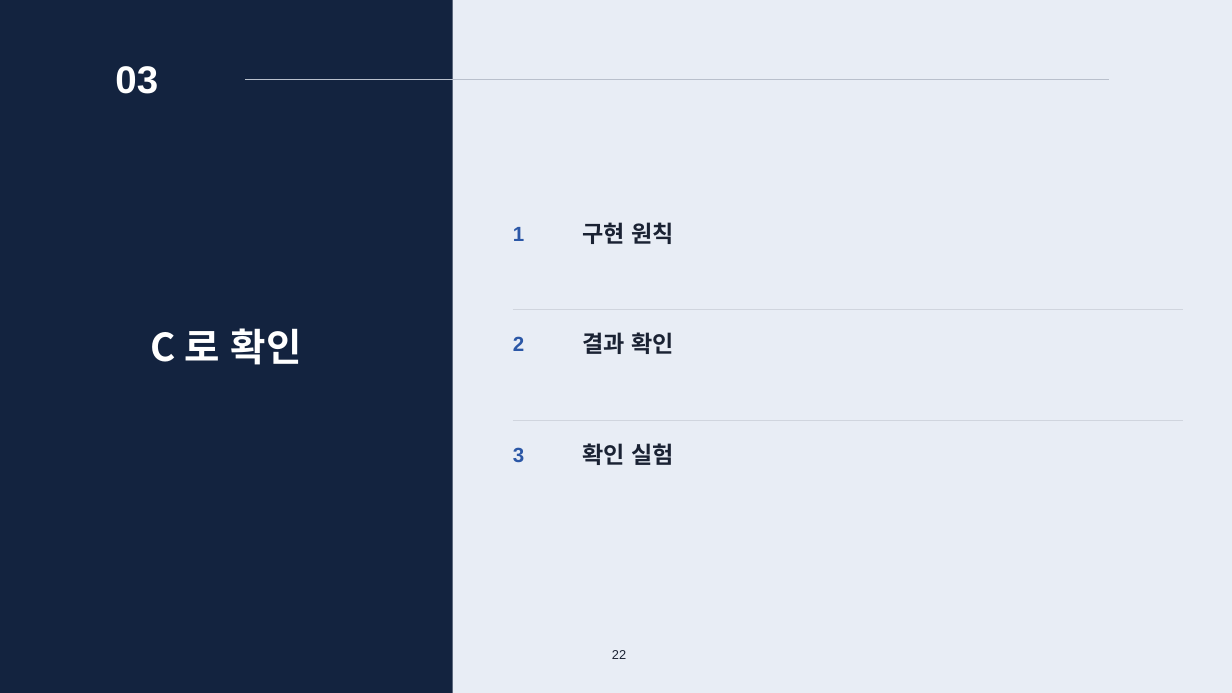
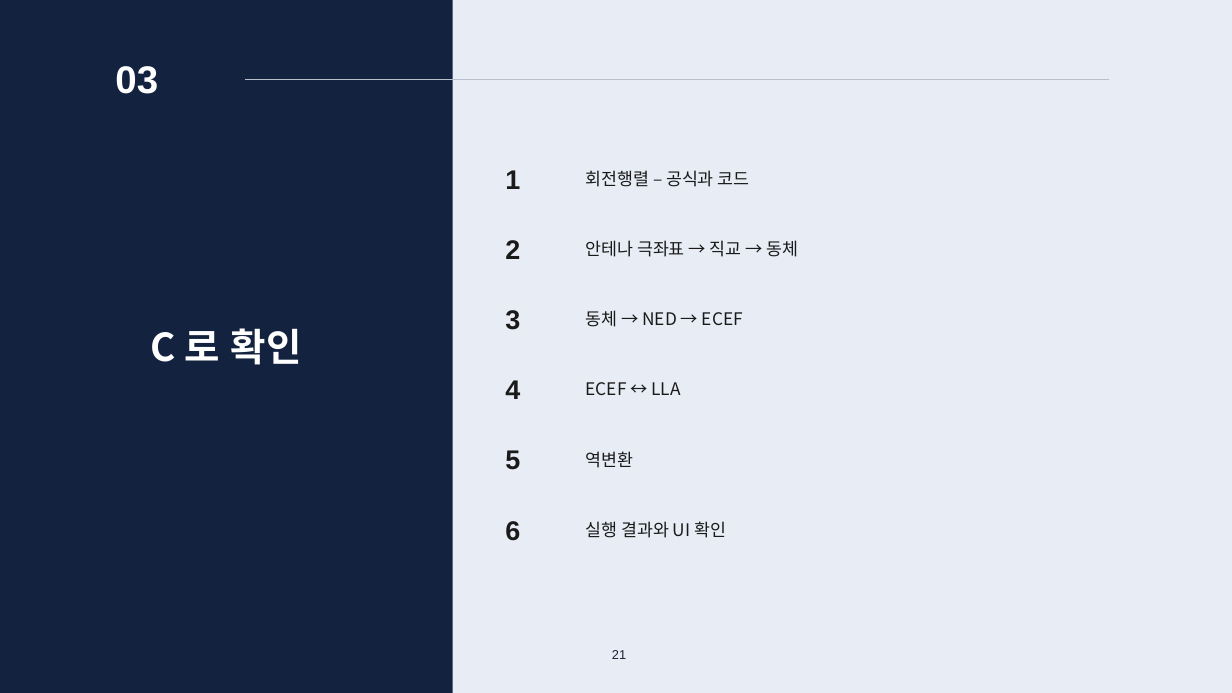
Before and after one commit to harley-hwan/radar-sw-study, a slide deck: slide 21 of Part2_CoordFrames/ref/산출물/Chapter2_coordinate_systems.pptx (slide 22 before the commit). Drawn at 1232x693 pixels with LibreOffice and Linux fonts; fonts in the diff are those of the drawing. Boxes give left, top, right and bottom in pixels: in the first picture for what was removed or moved away, otherwise in the second. Text is boxed around its words. In the diff, an @@ line names an element or a change of style, - is before the commit and + after.

```diff
--- a/Part2_CoordFrames/ref/산출물/Chapter2_coordinate_systems.pptx
+++ b/Part2_CoordFrames/ref/산출물/Chapter2_coordinate_systems.pptx
@@ text "1": place and size @@
-text "1" at [513,227,524,241]
+text "1" at [505,170,520,189]
@@ text added at [586,170,750,187], 13.5 pt, text #1A1A1A @@
+회전행렬 – 공식과 코드
@@ text "2": place and size @@
-text "2" at [513,336,524,351]
+text "2" at [505,240,520,259]
@@ text removed at [582,222,674,244] @@
-구현 원칙
@@ text added at [586,240,798,257], 13.5 pt, text #1A1A1A @@
+안테나 극좌표 → 직교 → 동체
@@ size 16 to 21 pt, text colour #2B57A6 to #1A1A1A in 3 elements at [505,170,520,189], [505,240,520,259], [505,310,520,330] @@
@@ text "3": place and size @@
-text "3" at [513,447,524,462]
+text "3" at [505,310,520,330]
@@ line removed from (513, 310) to (1183, 310) @@
@@ text added at [586,310,743,327], 13.5 pt, text #1A1A1A @@
+동체 → NED → ECEF
@@ text added at [505,380,520,399], 21 pt, text #1A1A1A, bold @@
+4
@@ text added at [586,382,681,395], 13.5 pt, text #1A1A1A @@
+ECEF ↔ LLA
@@ line removed from (513, 421) to (1183, 421) @@
@@ text removed at [582,443,674,465] @@
-확인 실험
@@ text added at [505,450,520,470], 21 pt, text #1A1A1A, bold @@
+5
@@ text added at [586,451,634,468], 13.5 pt, text #1A1A1A @@
+역변환
@@ text added at [505,521,520,541], 21 pt, text #1A1A1A, bold @@
+6
@@ text at [586,521,726,538]: text changed; size 18 to 13.5 pt; text colour #1A2233 to #1A1A1A; bold off @@
-결과 확인
+실행 결과와 UI 확인
@@ page number at [612,650,626,659]: text changed @@
-22
+21
```
Also in this commit, not shown: 13 other slides changed, 7 slides added, 4 slides removed, 11 other files.
